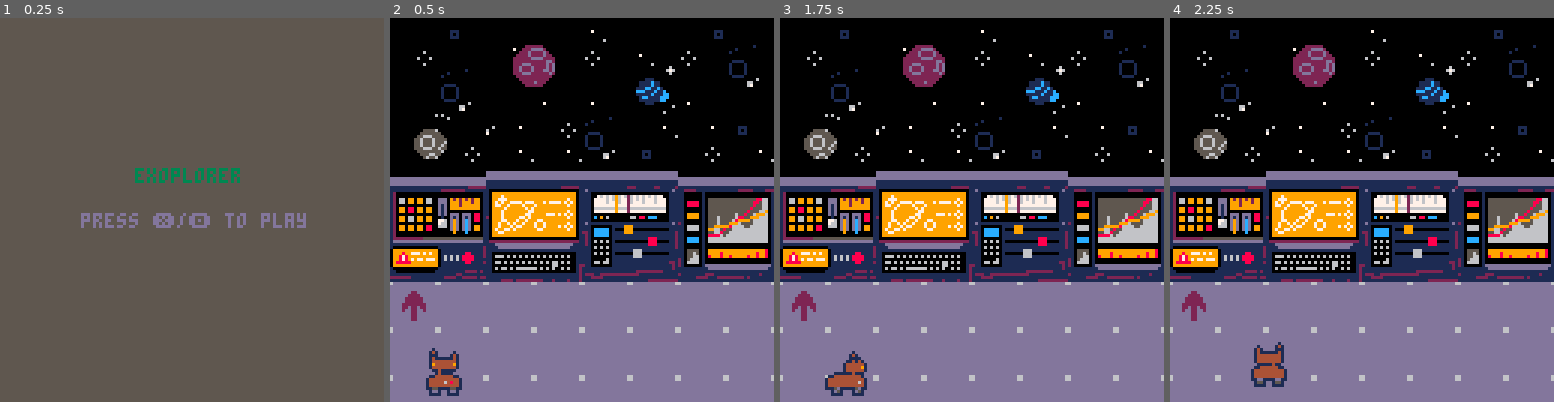
Above: before the commit, frames 1-4 (left to right).
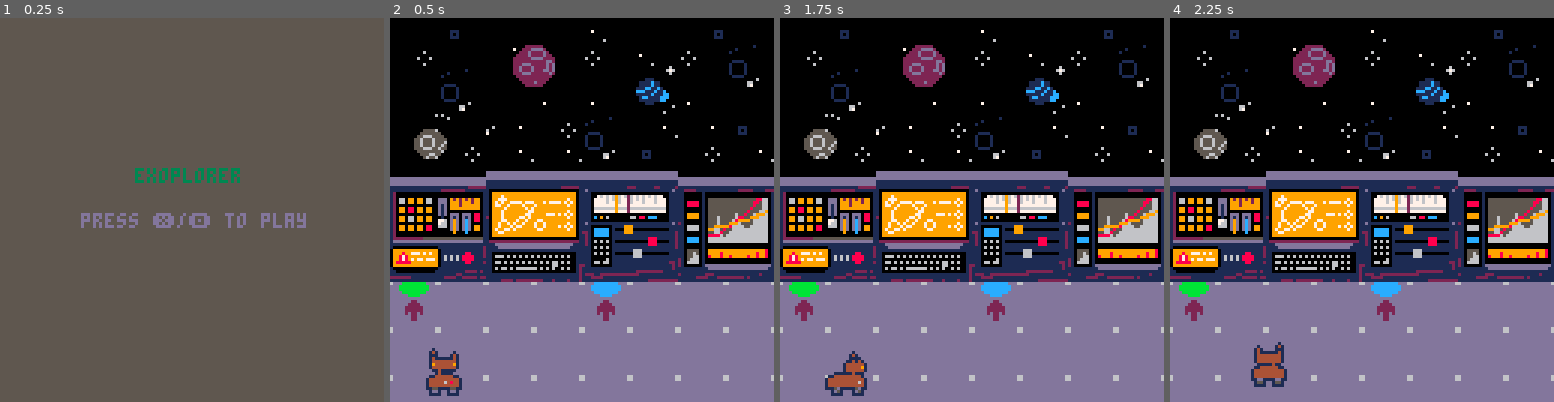
Above: after the commit, the same moments.

Repository: JoshFung/3xoplorers
Game: PICO-8 cartridge 3xoplorer.p8
The game is run twice, just before and just after one commit, with the same random seed, the same clock (stepped at 60 frames per second) and the same inputs.
Inputs:
- Up to frame 1 (0.25 s): no input
- Up to frame 2 (0.5 s): tap X (X key) at 0.33 s
- Up to frame 3 (1.75 s): tap O (Z key) at 0.7, 1.7 s; tap X (X key) at 1.07 s; hold Right from 1.6 s (still down)
- Up to frame 4 (2.25 s): tap X (X key) at 1.85 s; release Right at 2.1 s; tap O (Z key) at 2.1 s; hold Up from 2.15 s (still down)

Frame 1 is identical in both runs. In frame 2, 0.8% of the frame differs, in the area x 2-61%, y 68-79%; in frame 3, 0.8%; in frame 4, 0.8%.

Commit message:
added music and 2 minigames

Diff:
--- a/3xoplorer.p8
+++ b/3xoplorer.p8
@@ -5,16 +5,21 @@
 -- 0=minigame initiator
 -- 3=textbox
 -- 4=wall
+-- 5=minigame1
 
 function _init()
- state="title"
-
- title_timer=0
- title_color=1
-
  iplayer()
  isel()
  icutscene()
+ img1()
+
+ music(0,5000)
+ state="title"
+
+ title_timer=0
+ title_color=1
+
+ csnum=0
 end
 
 function _update()
@@ -35,11 +40,7 @@
 
  --play
  if state=="play" then
-     uplayer()
- end
-
- if state=="textbox" then
-  utxt()
+  uplayer()
  end
 
  if state=="selectionbox" then
@@ -49,6 +50,23 @@
  if state=="cutscene" then
   ucutscene()
  end
+
+ if state=="mg1" then
+  umg1()
+ end
+
+ if state=="mg2b" then
+  umg2b()
+ end
+
+ if state=="mg2s" then
+  umg2s()
+ end
+
+ if state=="mg2a" then
+  umg2a()
+ end
+
 end
 
 function _draw()
@@ -63,14 +81,19 @@
  elseif state=="minigame" then
   cls(5)
   print("minigame screen",35,50,7)
- elseif state=="textbox" then
-  dtxt()
  elseif state=="selectionbox" then
   dsel()
  elseif state=="cutscene" then
   dcutscene()
- end
-
+ elseif state=="mg1" then
+  dmg1()
+ elseif state=="mg2b" then
+  dmg2b()
+ elseif state=="mg2s" then
+  dmg2s()
+ elseif state=="mg2a" then
+  dmg2a()
+ end
 end
 -->8
 --player functions
@@ -82,6 +105,13 @@
   sprite=72
  }
 
+ guidetxt={
+  x=0,
+  y=0,
+  active=false,
+  clr=7
+ }
+
  sprcounter=0
  spranim=0
 end
@@ -126,41 +155,38 @@
  	else player.sprite=70 end
  end
 
- if fget(mget(ptx,pty),0) then
+ if fget(mget(ptx,pty),5) or fget(mget(ptx,pty),6)  then
+  guidetxt.active=true
+  guidetxt.x=player.x+16
+  guidetxt.y=player.y+8
+ else
+  guidetxt.active=false
+ end
+
+ if fget(mget(ptx,pty),5) then
+  csnum=1
   if btnp(🅾️) then
    state="selectionbox"
   end
  end
 
- if fget(mget(ptx,pty),3) then
+ if fget(mget(ptx,pty),6) then
+  csnum=2
   if btnp(🅾️) then
-   state="textbox"
+   state="selectionbox"
   end
  end
-
 end
 
 function dplayer()
  spr(player.sprite,player.x,player.y,2,2)
+ if guidetxt.active then
+  rectfill(guidetxt.x-1,guidetxt.y-1,guidetxt.x+31,guidetxt.y+5,5)
+  print("press 🅾️",guidetxt.x,guidetxt.y,7)
+ end
 end
 -->8
---textbox functions
-
-function itxt()
-end
-
-function utxt()
- if btnp(❎) then
-  state="play"
- end
-end
-
-function dtxt()
- rectfill(10,90,118,112,7)
- rect(10,90,118,112,1)
- print("knowledge",12,92,5)
- print("❎",110,106,5)
-end
+
 -->8
 --selection box functions
 
@@ -181,7 +207,9 @@
  end
 
  if (selected==1 and btnp(❎)) then
+  img1()
   state="cutscene"
+
  elseif (selected==2 and btnp(❎)) then
   state="play"
  end
@@ -195,21 +223,32 @@
 	 print(seltable[i],27+22*i,80,1)
 	end
 	print("start minigame?",35,68,1)
- print("❎",110,106,5)
 end
 -->8
 --cutscene functions
 function icutscene()
  parts={}
- stars={}
+ starfield={}
  startimer=0
+
+ text1={
+  "welcome to minigame 1",
+  "press ➡️ to continue"
+ }
+
+ text2={
+  "welcome to minigame 2",
+  "press ➡️ to continue"
+ }
+
+ msgindex=1
 end
 
 function ucutscene()
  startimer+=1
  if startimer>2 then
 
-	 add(stars,{
+	 add(starfield,{
 		 x=rnd(128),
 		 y=-10,
 		 c=7,
@@ -219,7 +258,7 @@
 	end
 
 
- for s in all(stars) do
+ for s in all(starfield) do
   s.y+=s.speed
   if s.y>128 then
    del(stars,s)
@@ -254,6 +293,10 @@
    p.c=5
   end
  end
+
+ if btnp(➡️) then
+  msgindex+=1
+ end
 end
 
 function dcutscene()
@@ -262,11 +305,480 @@
   circfill(p.x,p.y,p.r,p.c)
  end
 
- for s in all(stars) do
+ for s in all(starfield) do
   pset(s.x,s.y,s.c)
  end
 
  spr(128,48,56,4,4)
+
+ rectfill(10,90,118,110,7)
+ rect(9,89,119,111,1)
+ if csnum==1 then
+  print(text1[msgindex],11,91,1)
+  if msgindex>#text1 then
+   state="mg1"
+   msgindex=1
+  end
+ elseif csnum==2 then
+  print(text2[msgindex],11,91,1)
+  if msgindex>#text2 then
+   mg2reset()
+   msgindex=1
+  end
+ end
+ print("➡️",111,105)
+
+end
+-->8
+--minigame 1 functions
+
+function img1()
+    star_timer=0
+    dim=false
+
+    correct_stars=init_correct_stars()
+    win=nil
+
+    --table containing stars
+    stars={}
+
+    add_star(10,9)
+    add_star(12,1)
+    add_star(11,3)
+    add_star(14,8)
+    add_star(9,4)
+    add_star(8,2)
+    add_star(7,6)
+    add_star(2,1)
+    add_star(15,4)
+
+    selected_stars={}
+    cur_star_i=1
+    cur_star=stars[cur_star_i]
+end
+
+function umg1()
+    star_timer+=1
+    if star_timer>cur_star.freq then
+        dim=not dim
+        star_timer=0
+        if not contains(correct_stars,cur_star_i) then
+            change_freq()
+        end
+    end
+
+    if btnp(❎) and win!=nil then
+        state="play"
+    end
+
+    if btnp(⬅️) then
+        cur_star_i-=1
+        if cur_star_i==0 then cur_star_i=9 end
+        cur_star=stars[cur_star_i]
+    end
+    if btnp(➡️) then
+     cur_star_i+=1
+     if cur_star_i==10 then cur_star_i=1 end
+        cur_star=stars[cur_star_i]
+    end
+    if btnp(🅾️) then
+        if not contains(selected_stars,cur_star_i) and #selected_stars<3 then
+            add(selected_stars,cur_star_i)
+        else
+            del(selected_stars,cur_star_i)
+        end
+    end
+    if btnp(❎) and #selected_stars==3 then
+        check_win_lose()
+    end
+end
+
+function dmg1()
+    cls()
+
+    --win/lose
+    if win!=nil then
+        if win then
+            print("★ you win! ★",37,64,10)
+        else
+            print("you lose :(",43,64,8)
+        end
+
+        return
+    end
+
+    --background
+    for i=0,127,31 do
+        for j=22,127,31 do
+            if j%2==0 then
+                circ(i+16,j,1,5)
+                circ(i+16,j,0,6)
+            else
+                circ(i,j,1,5)
+                circ(i,j,0,6)
+            end
+        end
+    end
+
+    --ui
+    print("⬅️",6,61,6)
+    print("➡️",115,61,6)
+    print("star "..cur_star_i,53,28,7)
+    print("    ",4,7,7)
+
+    --selected stars
+    for i=1,#selected_stars do
+        circfill(5+12*(i-1),5,3,stars[selected_stars[i]].dim)
+        circfill(5+12*(i-1),5,2,stars[selected_stars[i]].bright)
+        print(selected_stars[i],4+12*(i-1),14)
+    end
+    if contains(selected_stars,cur_star_i) then
+        print("🅾️ to unselect",37,90,7)
+    elseif #selected_stars>=3 then
+        print("3 stars selected",34,90,7)
+    else
+        print("🅾️ to select",41,90,7)
+    end
+
+    if #selected_stars==3 then
+        print("❎ to confirm selection",19,100,11)
+    end
+
+    --star
+    if dim then
+        colour1=cur_star.dim
+        colour2=cur_star.bright
+        star_size=cur_star.size
+    else
+        colour1=cur_star.bright
+        colour2=cur_star.dim
+        star_size=cur_star.size+1
+    end
+    circfill(64,64,star_size,colour2)
+    circfill(64,64,star_size-3,colour1)
+end
+function add_star(bright,dim)
+    star = {}
+    star.bright=bright
+    star.dim=dim
+    star.size=6+flr(rnd(12))
+    star.freq=3+flr(rnd(15))
+
+    add(stars,star)
+end
+
+function change_freq()
+        cur_star.freq=3+flr(rnd(15))
+end
+
+function contains(a,x)
+    for v in all(a) do
+        if v==x then return true end
+    end
+    return false
+end
+
+function init_correct_stars()
+    correct={}
+
+    while #correct<3 do
+        num=flr(rnd(9))+1
+        if not contains(correct,num) then
+            add(correct,num)
+        end
+    end
+
+    return correct
+end
+
+function check_win_lose()
+    win=false
+    for v in all(correct_stars) do
+        if not contains(selected_stars,v) then
+            return
+        end
+    end
+    win=true
+    return
+end
+
+-->8
+function mg2reset()
+
+	state = "mg2b"
+
+	img2b()
+	img2s()
+	img2a()
+end
+
+
+-- draw entities
+function draw_entities()
+	draw_particles(starlist)
+	draw_particles(flares)
+	circfill(64, 64, mid(9, main_radius, 10), 10) -- main star
+
+ for circle in all(circles) do
+ 	circfill(circle.x, circle.y, circle.radius, circle.clr)
+	end
+end
+
+--------------------------------
+
+-- adds randomized circle to table of circles
+function spawn_circle()
+
+	local x, y = choose_spawn()
+
+	-- 1/3 passes over main star
+	local target_x, target_y, radius
+	if rnd(3) < 1 then
+		target_x, target_y = 64, 64
+		radius = 14 -- radius of 12 is actually tough
+	else
+		target_x = 64 + (rnd(64) - 32)
+		target_y = 64 + (rnd(64) - 32)
+		radius = 7 + rnd(5)
+	end
+
+	local dx, dy = target_x - x, target_y - y
+	local dist = sqrt(dx^2 + dy^2)
+
+	--	normalize velocity
+	dx /= dist
+	dy /= dist
+
+	-- randomized speed factor -> [2, 4]
+	local speed_factor = (2 + rnd(2))
+
+	local clr_list = {1, 4, 5, 6, 13}
+
+	local circle = {
+		x = x,
+		y = y,
+		radius = radius,
+		dx = dx * speed_factor,
+		dy = dy * speed_factor,
+		clr = flr(rnd(clr_list))
+	}
+
+	add(circles, circle)
+end
+
+
+-- returns randomized x, y value around edges of screens
+function choose_spawn()
+	local x, y
+	local rand = rnd(4)
+
+	if rand < 1 then
+		x = 0
+		y = rnd(128)
+	elseif rand < 2 then
+		x = 128
+		y = rnd(128)
+	elseif rand < 3 then
+		x = rnd(128)
+		y = 0
+	else
+		x = rnd(128)
+		y = 128
+	end
+
+	return x, y
+end
+
+--------------------------------
+
+-- create stars
+function create_stars()
+ for i=1,1 do
+  add(starlist, {
+  	x=rnd(128+64),
+   y=rnd(128),
+   dx=rnd(0.5)+0.5,
+   dy=rnd(2)-1,
+   radius=0,
+   timer=20,
+   clr=7})
+ end
+
+ for p in all(starlist) do
+  p.x -= p.dx
+  p.timer -= 1
+ 	if (p.timer < 0) del(starlist, p)
+ end
+end
+
+
+-- create sun flares
+function create_flares()
+ for i=1,2 do
+ 	add(flares, {
+ 		x=64,
+ 		y=64,
+   rad=0,
+   dx=rnd(2)-1,
+   dy=rnd(2)-1,
+   timer=15 + rnd(10),
+   clr=10,
+   gravity=0.001})
+ end
+
+ for p in all(flares) do
+  p.x+=p.dx
+  p.y+=p.dy
+  p.dy+=p.gravity
+
+  if (p.timer < 20) p.clr=9
+  if (p.timer < 10) p.clr=10
+
+  p.timer -= 1
+  if (p.timer < 0) del(flares, p)
+ end
+end
+
+-- particle drawer
+function draw_particles(prt)
+    for p in all(prt) do
+        circfill(p.x,p.y,p.radius,p.clr)
+    end
+end
+-->8
+function img2b()
+	circles = {}
+	starlist = {}
+	flares = {}
+	spawn_timer = 15
+	spawn_delay = 120
+	main_radius = 10
+	expanding = true
+	pulsate_speed = 0.3
+end
+
+
+function umg2b()
+	create_stars()
+	create_flares()
+
+	if expanding then
+		main_radius += pulsate_speed
+		if (main_radius >= 11) expanding=false
+	else
+		main_radius -= pulsate_speed
+		if (main_radius <= 8) expanding=true
+	end
+
+	if (btnp(❎)) state="mg2s"
+
+	spawn_timer += 1
+	if (spawn_timer > spawn_delay) spawn_timer=rnd(15) spawn_circle()
+
+	for circle in all(circles) do
+		circle.x += circle.dx
+		circle.y += circle.dy
+
+		-- remove circles that are off-screen
+		if circle.x > 128 or circle.y > 128 or circle.x < 0 or circle.y < 0 then
+			del(circles, circle)
+		end
+	end
+end
+
+
+function dmg2b()
+ cls()
+ draw_entities()
+end
+-->8
+function img2s()
+	shutter_radius = 1
+	speed = 6
+	is_closing = true
+end
+
+function umg2s()
+	if is_closing then
+		shutter_radius += speed
+		if (shutter_radius >= 65) is_closing=false
+
+	else
+		shutter_radius -= speed
+		if (shutter_radius <= 1) state="mg2a"
+	end
+end
+
+function dmg2s()
+ cls()
+ draw_entities()
+
+	local clr = 7
+	rectfill(-1, -1, 128, shutter_radius, clr)
+	rectfill(-1, 128, 128, 128 - shutter_radius, clr)
+	rectfill(-1, -1, shutter_radius, 128, clr)
+	rectfill(128, -1, 128 - shutter_radius, 128, clr)
+end
+-->8
+function img2a()
+	counter = -30
+	show_banner = false
+	show_message = false
+	covered = false
+end
+
+--------------------------------
+function umg2a()
+	if covered == false then
+		for c in all(circles) do
+			if (is_covering(c.x, c.y, c.radius)) covered=true
+		end
+	end
+
+	counter += 3
+
+	if (counter >= 0) show_banner=true
+	if (counter >= 72) show_message=true
+end
+
+function is_covering(x, y, r)
+	local dist = sqrt((64-x)^2 + (64-y)^2)
+	return dist + 10 <= r
+end
+
+--------------------------------
+function dmg2a()
+ cls()
+ draw_entities()
+
+	local message, clr = "success!", 3
+	if (not covered) message="missed..." clr=8
+
+	if show_banner == true then
+		rectfill(-1, 60, counter, 72, 7)
+		rectfill(128, 60, 128-counter, 72, 7)
+
+		rectfill(-1, 58, counter, 59, clr)
+		rectfill(128, 58, 128-counter, 59, clr)
+		rectfill(-1, 73, counter, 74, clr)
+		rectfill(128, 73, 128-counter, 74, clr)
+	end
+
+	if show_message == true then
+	 if covered == true then
+			print(message, 50, 64, clr)
+			rectfill(36, 76, 94, 84, 0)
+			print("❎ to continue", 38, 78, 6)
+			if (btnp(❎)) state="play" -- todo
+		else
+			print(message, 50, 64, clr)
+			rectfill(34, 76, 96, 84, 0)
+			print("❎ to try again", 36, 78, 6)
+			if (btnp(❎)) mg2reset()
+		end
+	end
+
+
 end
 
 
@@ -398,8 +910,8 @@
 
 
 __gff__
-0010000000000000001010010100000000000000000000000010100101000000000000101008080000000000000000000000001010080800000000000000000000000000000000000000000000000000000000000000000000000000000000000000000000000000000000000000000000000000000000000000000000000000
-0000000000000000000000000000000000000000000000000000000000000000000000000000000000000000000000000000000011111010101010101010101000000000000000000000000000000101000000000000000000000000000001010000000000000000000000000000000010101010000000000000000000000000
+0000000000000000000000000000000000000000000000000000000000000000000000000000000000000000000000000000000000000000000000000000000000000000000000000000000000000000000000000000000000000000000000000000000000000000000000000000000000000000000000000000000000000000
+0000000000000000000000000000000000000000000000000000000000000000000000000000000000000000000000000000000031311010101010101010101000000000000000000000000000002121000000000000000000000000000021210000000000000000000000000000414110101010000000000000000000004141
 __map__
 0000dd0000000000d800000000dd000000000000000000000000000000000000000000000000000000000000000000000000000000000000000000000000000000000000000000000000000000000000000000000000000000000000000000000000000000000000000000000000000000000000000000000000000000000000
 00c8000000e6e700c800d800c800c9ca00000000000000000000000000000000000000000000000000000000000000000000000000000000000000000000000000000000000000000000000000000000000000000000000000000000000000000000000000000000000000000000000000000000000000000000000000000000
@@ -412,8 +924,8 @@
 9495969798999a9b9c9d9e9fd0d1d2d300000000000000000000000000000000000000000000000000000000000000000000000000000000000000000000000000000000000000000000000000000000000000000000000000000000000000000000000000000000000000000000000000000000000000000000000000000000
 a4a5a6a7a8a9aaabacadaeafe0e1e2e300000000000000000000000000000000000000000000000000000000000000000000000000000000000000000000000000000000000000000000000000000000000000000000000000000000000000000000000000000000000000000000000000000000000000000000000000000000
 b4b5b6b7b8b9babbbcbdbebff0f1f2f300000000000000000000000000000000000000000000000000000000000000000000000000000000000000000000000000000000000000000000000000000000000000000000000000000000000000000000000000000000000000000000000000000000000000000000000000000000
-cecfc4c5c4c5c4c5c4c5c4c5c4c5c4c500000000000000000000000000000000000000000000000000000000000000000000000000000000000000000000000000000000000000000000000000000000000000000000000000000000000000000000000000000000000000000000000000000000000000000000000000000000
-dedfd4d5d4d5d4d5d4d5d4d5d4d5d4d500000000000000000000000000000000000000000000000000000000000000000000000000000000000000000000000000000000000000000000000000000000000000000000000000000000000000000000000000000000000000000000000000000000000000000000000000000000
+cecfc4c5c4c5c4c5eeefc4c5c4c5c4c500000000000000000000000000000000000000000000000000000000000000000000000000000000000000000000000000000000000000000000000000000000000000000000000000000000000000000000000000000000000000000000000000000000000000000000000000000000
+dedfd4d5d4d5d4d5feffd4d5d4d5d4d500000000000000000000000000000000000000000000000000000000000000000000000000000000000000000000000000000000000000000000000000000000000000000000000000000000000000000000000000000000000000000000000000000000000000000000000000000000
 c4c5c4c5c4c5c4c5c4c5c4c5c4c5c4c500000000000000000000000000000000000000000000000000000000000000000000000000000000000000000000000000000000000000000000000000000000000000000000000000000000000000000000000000000000000000000000000000000000000000000000000000000000
 d4d5d4d5d4d5d4d5d4d5d4d5d4d5d4d500000000000000000000000000000000000000000000000000000000000000000000000000000000000000000000000000000000000000000000000000000000000000000000000000000000000000000000000000000000000000000000000000000000000000000000000000000000
 c4c5c4c5c4c5c4c5c4c5c4c5c4c5c4c500000000000000000000000000000000000000000000000000000000000000000000000000000000000000000000000000000000000000000000000000000000000000000000000000000000000000000000000000000000000000000000000000000000000000000000000000000000
Not shown, changed: 59 lines of the sprite sheet (__gfx__) section of 3xoplorer.p8
Not shown, changed: the music (__music__) section of 3xoplorer.p8
Not shown, changed: the sound effects (__sfx__) section of 3xoplorer.p8
